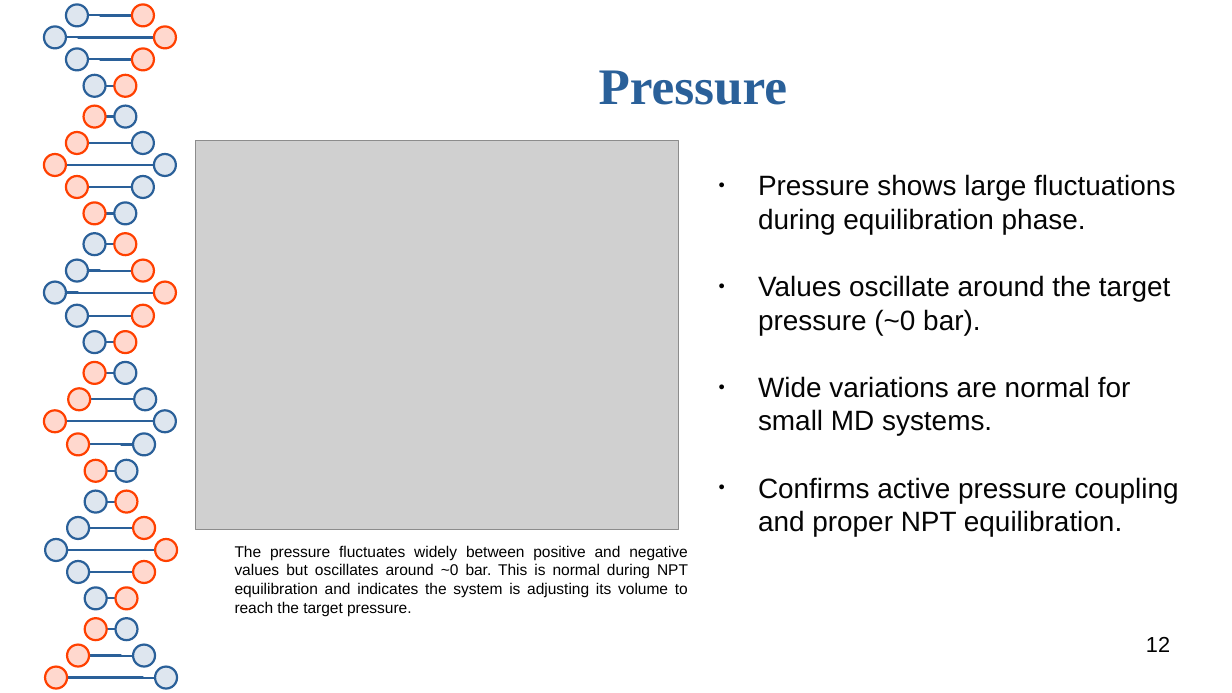
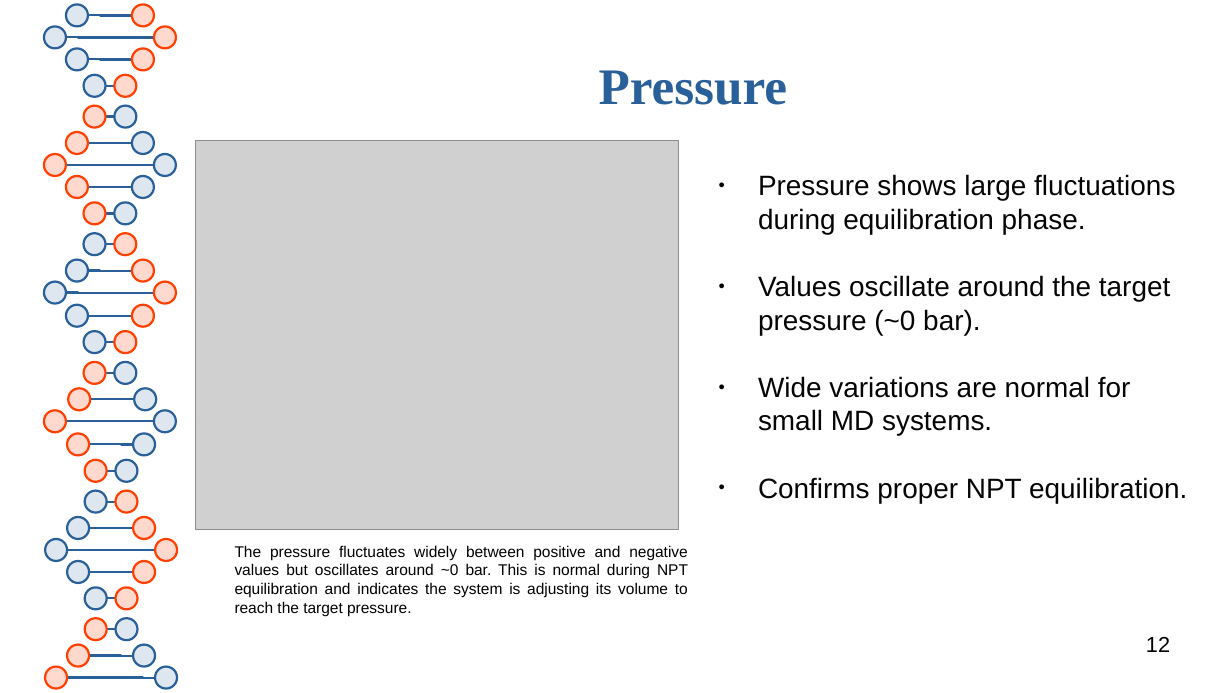
Before and after one commit to wasitkrish/Myoglobin-1MBN-Simulation, a slide deck: slide 12 of MD Simulation/Myoglobin 1MBN/MD-Simulation.odp. Drawn at 1232x693 pixels with LibreOffice and Linux fonts; fonts in the diff are those of the drawing; grey boxes stand for pictures. Boxes give left, top, right and bottom in pixels: in the first picture for what was removed or moved away, otherwise in the second. Text is boxed around its words. In the diff, an @@ line names an element or a change of style, - is before the commit and + after.

```diff
--- a/MD Simulation/Myoglobin 1MBN/MD-Simulation.odp
+++ b/MD Simulation/Myoglobin 1MBN/MD-Simulation.odp
@@ text at [758,477,1187,503]: text changed @@
-● Confirms active pressure coupling and proper NPT equilibration.
+● Confirms proper NPT equilibration.
```
Also in this commit, not shown: 1 other slide changed, 2 other files.
